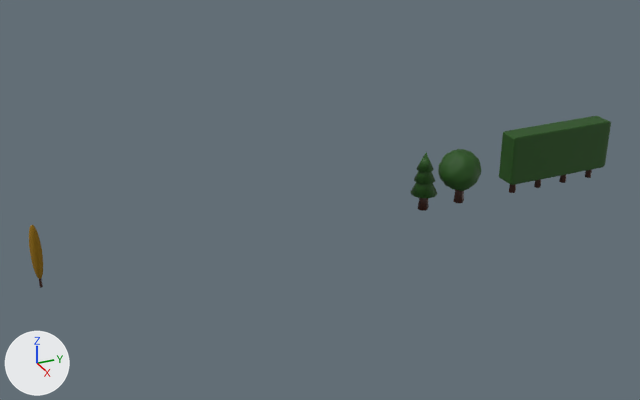
Renders of the Blender file Trees.blend from each side of a commit.
The view is the same before and after, from a camera (50 mm lens) standing at (51.5, -24.2, 28.2) and looking at (-0.1, -1.0, 2.3). Every picture has the same lights, and +X, +Y and +Z are marked at lower left.

The first picture shows 'Long Hedge', 'Pine', 'Round tree', 'White birch'.
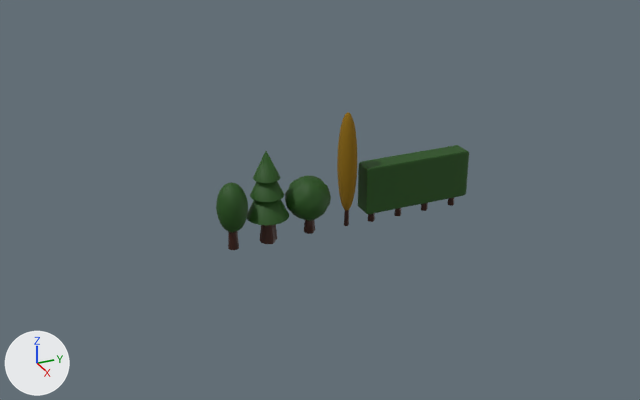
The change, as a diff of the scene's bpy script:
```diff
--- a/Trees.blend.py
+++ b/Trees.blend.py
@@ me_sphere_019 @@
+me_sphere_019.from_pydata(...)  # 3258 vertices, 3310 faces; spans x -1.07..1.06, y -1.05..1.05, z -1.75..1.0
+# faces by material slot: [3276, 34]
+me_sphere_019.materials.append(mat_material_001)  # dark green #1d4e0c
+me_sphere_019.materials.append(mat_material_002)  # brown #381200
@@ ob_pine @@
 ob_pine = bpy.data.objects.new('Pine', me_cone_007)
-ob_pine.location = (0.0, 7.38, 2.47)
-ob_pine.scale = (0.987, 0.987, 1.05)
+ob_pine.location = (0.0, -4.94, 3.52)
+ob_pine.scale = (1.47, 1.47, 1.57)
@@ ob_round_tree @@
 ob_round_tree = bpy.data.objects.new('Round tree', me_cylinder_001)
-ob_round_tree.location = (0.0, 10.5, 0.81)
+ob_round_tree.location = (0.0, -1.82, 0.81)
 ob_round_tree.scale = (0.29, 0.29, 0.646)
@@ ob_white_birch @@
 ob_white_birch = bpy.data.objects.new('White birch', me_cylinder_002)
-ob_white_birch.location = (0.0, -20.24, 0.65)
-ob_white_birch.scale = (0.0628, 0.0628, 0.649)
+ob_white_birch.location = (0.0, 1.07, 1.33)
+ob_white_birch.scale = (0.123, 0.123, 1.27)
@@ ob_long_hedge @@
 ob_long_hedge = bpy.data.objects.new('Long Hedge', me_cylinder_008)
-ob_long_hedge.location = (0.0, 15.38, 0.81)
-ob_long_hedge.scale = (0.199, 0.199, 0.741)
+ob_long_hedge.location = (0.0, 3.06, 0.73)
+ob_long_hedge.scale = (0.182, 0.182, 0.678)
@@ ob_round_tree_2 @@
+ob_round_tree_2 = bpy.data.objects.new('Round tree 2', me_sphere_019)
+ob_round_tree_2.location = (0.0, -7.46, 3.08)
+ob_round_tree_2.scale = (1.0, 1.0, 1.74)
```

Where the change shows, as pixel boxes (x1, y1, x2, y2) in the pictures (640 x 400 px):
'Long Hedge', moved, rescaled
    before: (499, 116, 611, 193)
    after: (358, 145, 469, 222)
'Round tree', moved
    before: (438, 149, 481, 203)
    after: (285, 176, 331, 234)
'Pine', moved, rescaled (54% wider, 59% taller)
    before: (410, 153, 437, 211)
    after: (247, 151, 289, 244)
'White birch', moved, rescaled (40% wider, 80% taller)
    before: (29, 225, 43, 288)
    after: (337, 112, 357, 226)
'Round tree 2', added (green)
    after: (216, 182, 248, 250)
    faces in mat_material_001 (dark green #1d4e0c): (216, 182, 248, 232)
    faces in mat_material_002 (brown #381200): (228, 231, 239, 250)
